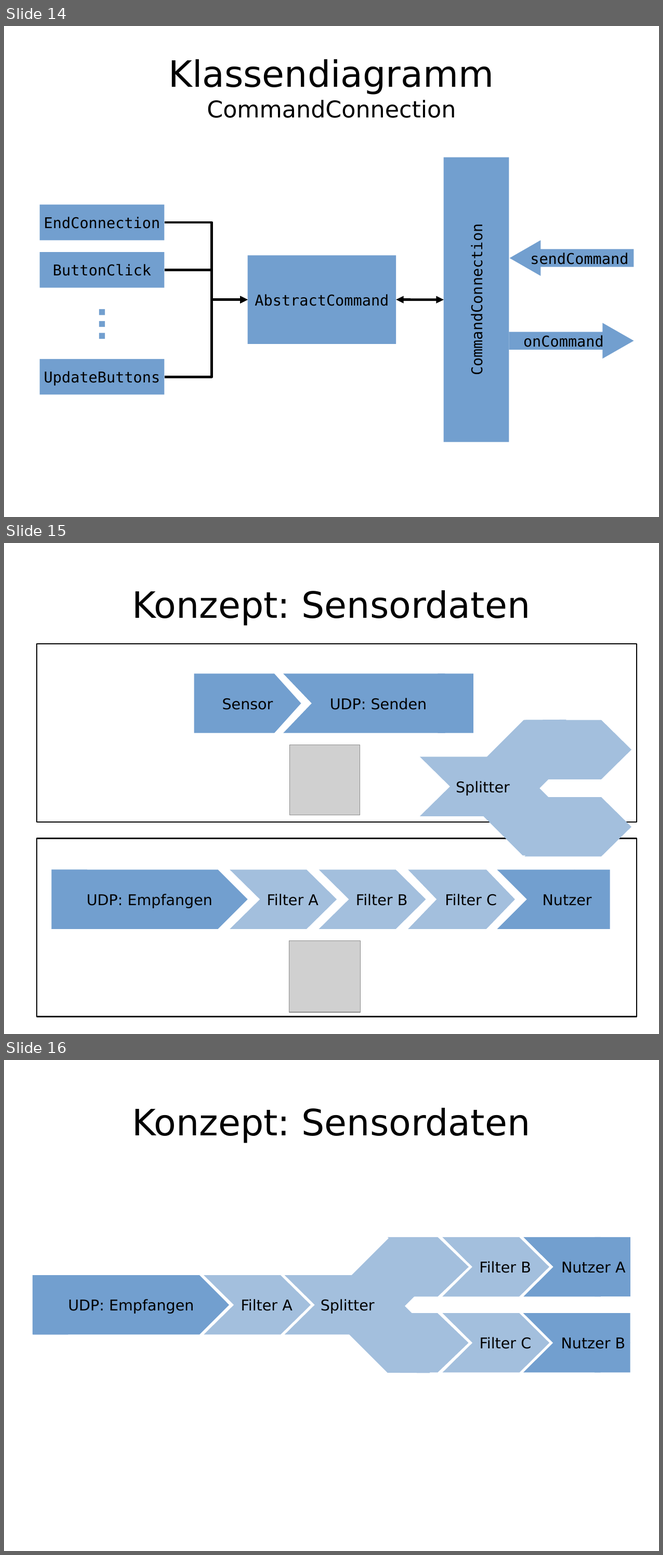
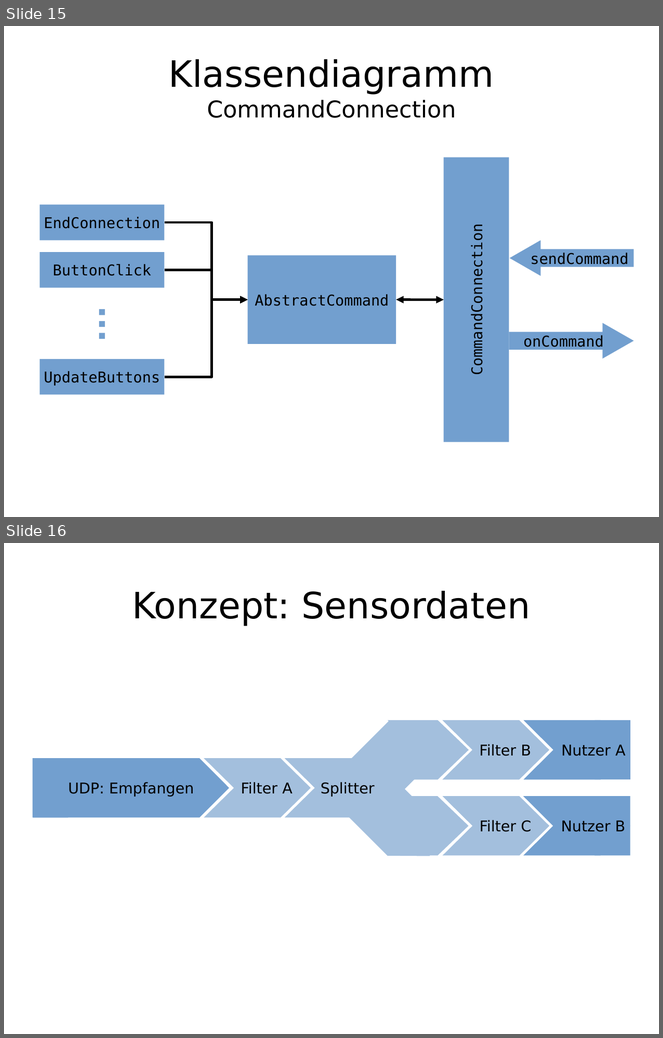
Before and after one commit to enra64/psychic-giggle, a slide deck: zwischenstand anfang dezember.odp. Shown one above the other, each under a label of ours: slides 14, 15 and 16 before the commit, slides 15 and 16 after it. The pictures are 663x1555 and 663x1038 pixels, drawn with LibreOffice and Linux fonts; fonts in the diff are those of the drawing; grey boxes stand for pictures. Boxes give left, top, right and bottom in pixels: in the first picture for what was removed or moved away, otherwise in the second. Text is boxed around its words. In the diff, an @@ line names an element or a change of style, - is before the commit and + after.

```diff
--- a/zwischenstand anfang dezember.odp
+++ b/zwischenstand anfang dezember.odp
@@ slide 15 removed at [4, 543, 659, 1034], background #FFFFFF @@
@@ title removed at [132, 590, 531, 626] @@
-Konzept: Sensordaten
@@ rectangle removed at [37, 644, 637, 822] @@
@@ freeform shape removed at [194, 674, 301, 733] @@
-Sensor
@@ freeform shape removed at [283, 674, 474, 733] @@
-UDP: Senden
@@ rectangle removed at [438, 674, 474, 733] @@
@@ freeform shape removed at [470, 699, 588, 817] @@
@@ freeform shape removed at [525, 720, 632, 780] @@
@@ picture removed at [290, 745, 360, 815] @@
@@ freeform shape removed at [420, 757, 527, 817] @@
-Splitter
@@ freeform shape removed at [469, 759, 587, 877] @@
@@ freeform shape removed at [525, 797, 632, 857] @@
@@ rectangle removed at [37, 839, 637, 1017] @@
@@ freeform shape removed at [51, 870, 248, 929] @@
-UDP: Empfangen
@@ rectangle removed at [51, 870, 87, 929] @@
@@ freeform shape removed at [230, 870, 337, 929] @@
-Filter A
@@ freeform shape removed at [319, 870, 426, 929] @@
-Filter B
@@ freeform shape removed at [408, 870, 515, 929] @@
-Filter C
@@ freeform shape removed at [497, 870, 605, 929] @@
-Nutzer
@@ rectangle removed at [575, 870, 610, 929] @@
@@ picture removed at [289, 941, 361, 1013] @@
@@ what was slide 14 is now slide 15 @@
```
Also in this commit, not shown: 4 slides changed, 3 slides added, 4 other slides removed, 2 other files.
